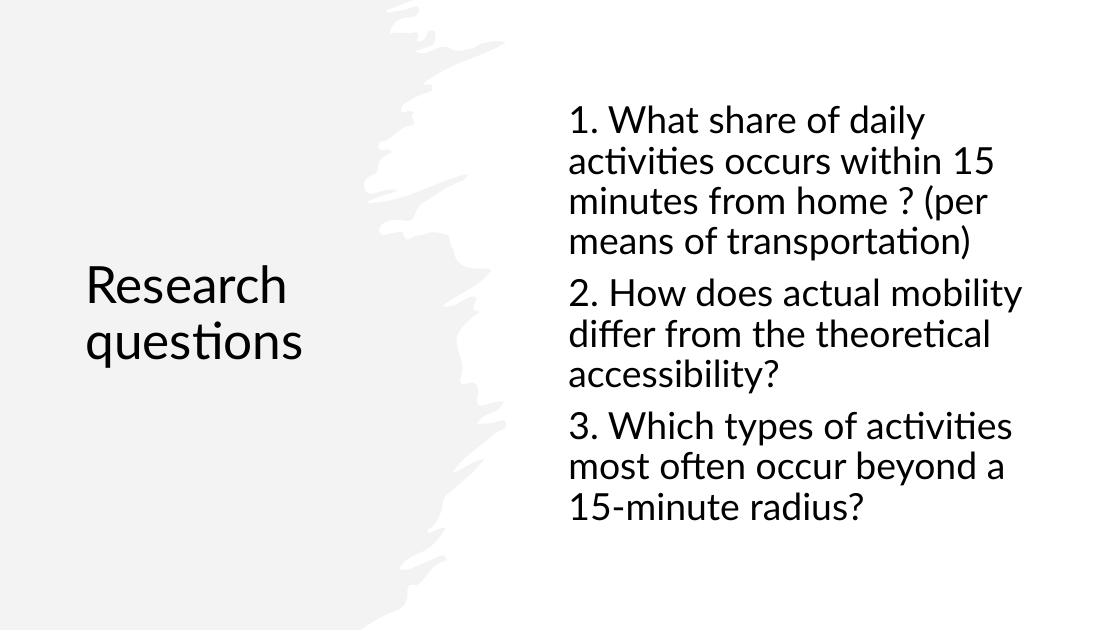
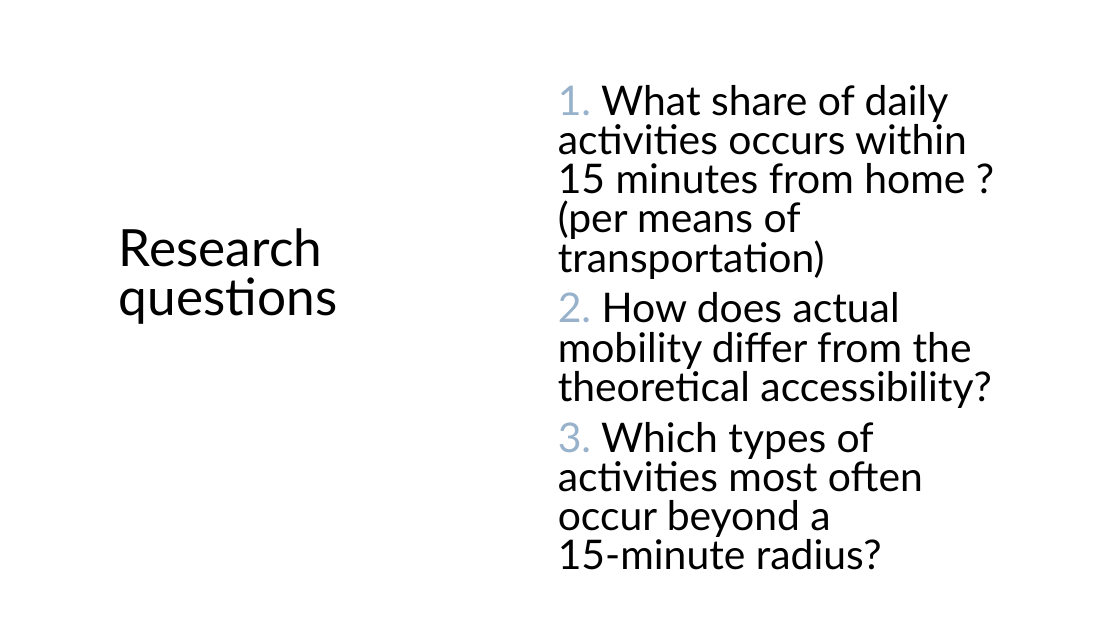
Before and after one commit to nono2001geek/Semester_Project_Lucie_No-mie, a slide deck: slide 3 of The 15-Minute City in Practice.pptx (slide 5 before the commit). Drawn at 1120x630 pixels with LibreOffice and Linux fonts; fonts in the diff are those of the drawing. Boxes give left, top, right and bottom in pixels: in the first picture for what was removed or moved away, otherwise in the second. Text is boxed around its words. In the diff, an @@ line names an element or a change of style, - is before the commit and + after.

```diff
--- a/The 15-Minute City in Practice.pptx
+++ b/The 15-Minute City in Practice.pptx
@@ freeform shape removed at <box>0,0,507,630</box> @@
@@ text "1. What share of daily ...": place and size @@
-text "1. What share of daily ..." at <box>568,105,1022,521</box>
+text "1. What share of daily ..." at <box>558,85,991,570</box>
@@ text "1. What share of daily ..." at <box>558,85,991,570</box>: size 32 to 35 pt; text colour #000000 to #98B2CB in "1.", "2.", "3."; line spacing 0.9 to 0.8; vertical alignment middle to top @@
@@ text "Research questions": place and size @@
-text "Research questions" at <box>85,265,303,368</box>
+text "Research questions" at <box>119,228,337,324</box>
@@ text "Research questions" at <box>119,228,337,324</box>: line spacing 0.9 to 0.8; more space between paragraphs; vertical alignment middle to top @@
```
Also in this commit, not shown: 2 other slides changed, 1 slide added, 1 other file.
